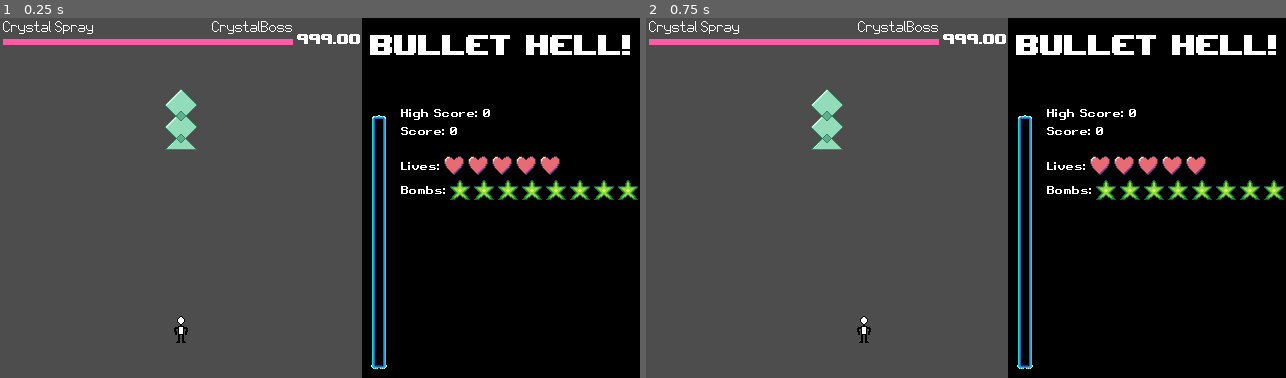
Above: before the commit, frames 1-2 (left to right).
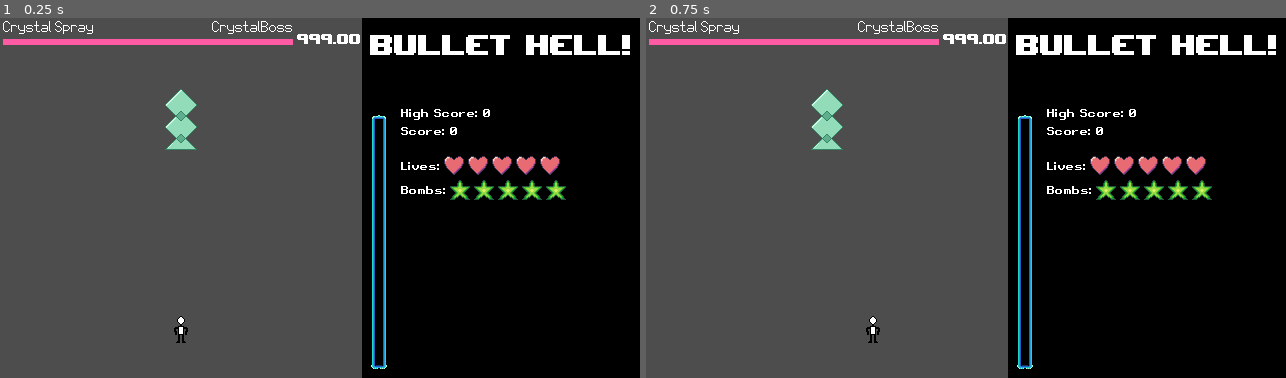
Above: after the commit, the same moments.

Repository: PhotonChaos/BulletHell
Game: Godot game, scene res://scenes/game.tscn
Same seed, same stepped clock (60 frames per second), same inputs: the game is played once before the commit and once after it.
Inputs:
- Up to frame 1 (0.25 s): no input
- Up to frame 2 (0.75 s): tap Enter at 0.5 s; hold Right (move_right) from 0.53 s (still down); hold Space (flash) from 0.53 s (still down)

The runs differ from the first frame. In frame 1, 0.3% of the frame differs, in the area x 89-100%, y 45-51%; in frame 2, 0.4%, in the area x 32-100%, y 45-91%.

Commit message:
Added boss movement

Diff:
--- a/scenes/bullets/bullet_knife.tscn
+++ b/scenes/bullets/bullet_knife.tscn
@@ -5,7 +5,7 @@
 
 [sub_resource type="CapsuleShape2D" id="CapsuleShape2D_ncbtd"]
 radius = 1.0
-height = 24.0
+height = 20.0
 
 [node name="Bullet" type="Area2D" groups=["enemy_bullets"]]
 collision_layer = 2
@@ -17,5 +17,7 @@
 texture = ExtResource("2_sobbc")
 
 [node name="Hitbox" type="CollisionShape2D" parent="."]
+z_index = 5
 position = Vector2(0, 1)
 shape = SubResource("CapsuleShape2D_ncbtd")
+debug_color = Color(0.970831, 0, 0.452073, 0.42)
--- a/scenes/game.tscn
+++ b/scenes/game.tscn
@@ -46,10 +46,10 @@
 
 [node name="Player" parent="." instance=ExtResource("2_lbhrr")]
 position = Vector2(181, 310)
-speed = 200.0
+speed = 250.0
 focus_speed = 100.0
-bombs = 8
-max_flash_charge = 100
+bombs = 5
+max_flash_charge = 35
 fire_rate = 20.0
 shot_count = 5
 shot_spread = 45.0
--- a/scenes/player/player_shot.tscn
+++ b/scenes/player/player_shot.tscn
@@ -10,7 +10,7 @@
 collision_layer = 4
 collision_mask = 0
 script = ExtResource("1_rd6w6")
-damage = 3
+damage = 2
 
 [node name="Sprite2D" type="Sprite2D" parent="."]
 z_index = -2
--- a/scenes/spellcard/crystal_spray.tscn
+++ b/scenes/spellcard/crystal_spray.tscn
@@ -5,8 +5,8 @@
 [node name="CrystalSpray" type="Node2D"]
 script = ExtResource("1_k8q8q")
 spell_name = "Crystal Spray"
-nonspell_hp = 999
+nonspell_hp = 2000
 nonspell_time_limit = 99
-spell_hp = 1000
+spell_hp = 3500
 spell_time_limit = 90
 metadata/_custom_type_script = "uid://bqfvpb22cobwe"
--- a/scripts/boss.gd
+++ b/scripts/boss.gd
@@ -51,6 +51,59 @@
 
 ## End of Spell Handling
 
+## Movement Handling
+
+class MovementDest:
+	var target: Vector2
+	var move_time: float
+	var start_wait_time: float
+	var end_wait_time: float
+	var easing: Callable
+
+	var _move_time_counter: float = 0
+
+	func _init(_target: Vector2, _move_time: float, _start_wait_time: float, _end_wait_time: float, _easing: Callable = ease_in_out) -> void:
+		target = _target
+		move_time = _move_time
+		start_wait_time = _start_wait_time
+		end_wait_time = _end_wait_time
+		easing = _easing
+
+	## Produces the value that should be passed into movement lerp according to the easing function.
+	func get_lerp_value() -> float:
+		return easing.call(_move_time_counter / move_time)
+
+	## Adds moved time to the
+	func add_move_time(time: float) -> void:
+		_move_time_counter = min(move_time, _move_time_counter + time)
+
+	## Consumes 0 <= [param x] <= 1 and produces a value in the range [0,1].[br]
+	## Translates a percentage of move time into a linear easing curve.
+	static func linear(x: float) -> float:
+		return x
+
+	## Consumes 0 <= [param x] <= 1 and produces a value in the range [0,1].[br]
+	## Translates a percentage of move time into a quadratic easing curve.
+	static func quadratic(x: float) -> float:
+		return x*x
+
+	## Consumes 0 <= [param x] <= 1 and produces a value in the range [0,1].[br]
+	## Represents a curve that slows down as [param x] appproaches 1
+	static func ease_out(x: float) -> float:
+		return sin(PI*0.5*x)
+
+	## Consumes 0 <= [param x] <= 1 and produces a value in the range [0,1].[br]
+	## Represents a curve that slows down as [param x] appproaches 1
+	static func ease_in_out(x: float) -> float:
+		return 0.5*sin(PI*(x-0.5))+0.5
+
+
+## Queue for the boss to move in
+var move_queue: Array[MovementDest] = []
+var _move_time: float = 0
+## End of Movement Handling
+
+## Returns true if the boss should not be harmed by bombs this frame
 func is_bomb_immune() -> bool:
 	if bomb_immunity == BombImmunityLevel.NONE:
 		return false
@@ -62,7 +115,6 @@
 		return true
 	else:
 		return false
-
 
 ## Ends the current spell and begins the next one
 func next_spell() -> void:
@@ -77,13 +129,17 @@
 		return
 
 	current_spell = spell_cards[current_spell_index].instantiate()
+
 	current_spell.spell_defeated.connect(next_spell)
 	current_spell.spell_defeated.connect(func(): phase_defeated.emit(true))
 	current_spell.spell_defeated.connect(func(): _level.clear_bullet_wave(global_position, 2, true, true))
+
 	current_spell.spell_started.connect(func(): phase_defeated.emit(false))
 	current_spell.spell_started.connect(func(): _level.clear_bullet_wave(global_position, 1, true, true))
+
 	current_spell.hp_changed.connect(func(max: int, old: int, new: int): spell_hp_changed.emit(max, old, new))
 	current_spell.time_changed.connect(func(new: float): spell_time_changed.emit(new))
+
 	add_child(current_spell)
 
 	spell_card_started.emit(current_spell.spell_name)
@@ -93,10 +149,11 @@
 
 ## Moves the boss to [param destination] over the course of [param move_duration] seconds.[br]
 ## Eases in and out for movement.
-func move_to(destination: Vector2, move_duration: float) -> void:
-	# TODO: Implement this.
-	pass
+func move_to(destination: Vector2, move_duration: float, start_delay: float, end_delay: float) -> void:
+	move_queue.push_back(MovementDest.new(destination, move_duration, start_delay, end_delay))
 
+func clear_move_queue() -> void:
+	move_queue.clear()
 
 func damage(amount: int) -> void:
 	if _level._bomb_active and is_bomb_immune():
@@ -108,6 +165,19 @@
 	area_entered.connect(_on_hitbox_entered)
 	next_spell()
 
+func _physics_process(delta: float) -> void:
+	if len(move_queue) > 0:
+		var dest = move_queue[0]
+		if dest.start_wait_time > 0:
+			dest.start_wait_time -= delta
+			return
+		elif dest.get_lerp_value() < 1:
+			dest.add_move_time(delta)
+			position = position.lerp(dest.target, dest.get_lerp_value())
+		elif dest.end_wait_time > 0:
+			dest.end_wait_time -= delta
+		else:
+			move_queue.pop_front()
 
 
 func _on_hitbox_entered(area: Area2D) -> void:
--- a/scripts/spellcard/crystal_spray.gd
+++ b/scripts/spellcard/crystal_spray.gd
@@ -1,13 +1,17 @@
 extends SpellCard
 
 func nonspell():
-	if lifetime % 10 == 0:
+	if lifetime % 2 == 0 and floor(lifetime / 20) % 2 == 0:
 		var player_point_angle = (-(_boss.position - GameController.get_player_pos())).angle()
-		_level.bullet_burst(_boss.position, Level.BulletType.KNIFE, 7, deg_to_rad(30), player_point_angle + randf_range(0, PI/12), 4, 90, 0)
+		_level.bullet_burst(_boss.position, Level.BulletType.KNIFE, 3, deg_to_rad(30), player_point_angle + randf_range(0, PI/12), 4, 90, 0)
+
 
 var spell_rotation: float = 0
 
 func spell():
+	if lifetime % 60 == 0:
+		_boss.move_to(Vector2(GameController.get_player_pos().x + randi_range(-5, 5), 100), 0.3, 0, 0)
+
 	if lifetime % 2 == 0:
 		spell_rotation += sin(deg_to_rad(lifetime))
 		_level.bullet_ring(_boss.position, Level.BulletType.SMALL_BALL, 8, spell_rotation, 10, 20, 50)
--- a/scripts/spellcard/spell_card.gd
+++ b/scripts/spellcard/spell_card.gd
@@ -35,7 +35,7 @@
 var on_spell = false
 var started = false
 
-const WARMUP_DEFAULT: float = 1
+const WARMUP_DEFAULT: float = 2
 var warmup_timer: float = WARMUP_DEFAULT
 
 var hp_left: float = 0
@@ -53,7 +53,7 @@
 
 ## Damages the current attack by [param amount]
 func damage(amount: int) -> void:
-	hp_left -= amount
+	hp_left -= amount if warmup_timer <= 0 else amount * (1- warmup_timer / WARMUP_DEFAULT)
 
 	if on_spell:
 		hp_changed.emit(spell_hp, hp_left+amount, hp_left)
@@ -81,6 +81,10 @@
 	hp_changed.emit(hp_left, 0, hp_left)
 
 
+## Custom movement function for both attacks. Called once per physics frame, before the attacks.
+func movement() -> void:
+	pass
+
 ## The nonspell portion of the attack. Called once per physics frame.
 func nonspell() -> void:
 	pass
@@ -98,7 +102,7 @@
 		hp_left = spell_hp
 		on_spell = true
 		lifetime = 0
-
+		warmup_timer = WARMUP_DEFAULT
 		spell_started.emit()
 
 
@@ -115,6 +119,8 @@
 
 	time_changed.emit(time_left)
 
+	movement()
+
 	if on_spell:
 		spell()
 	else:
